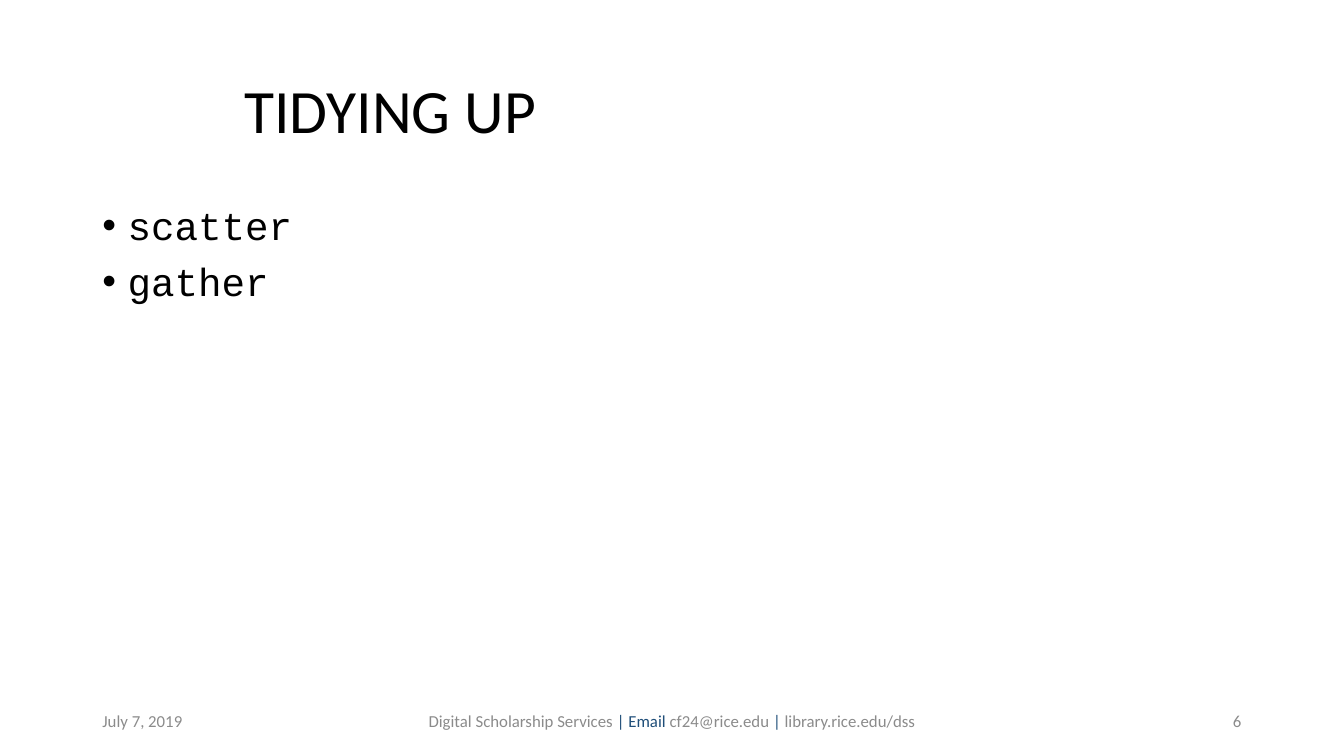
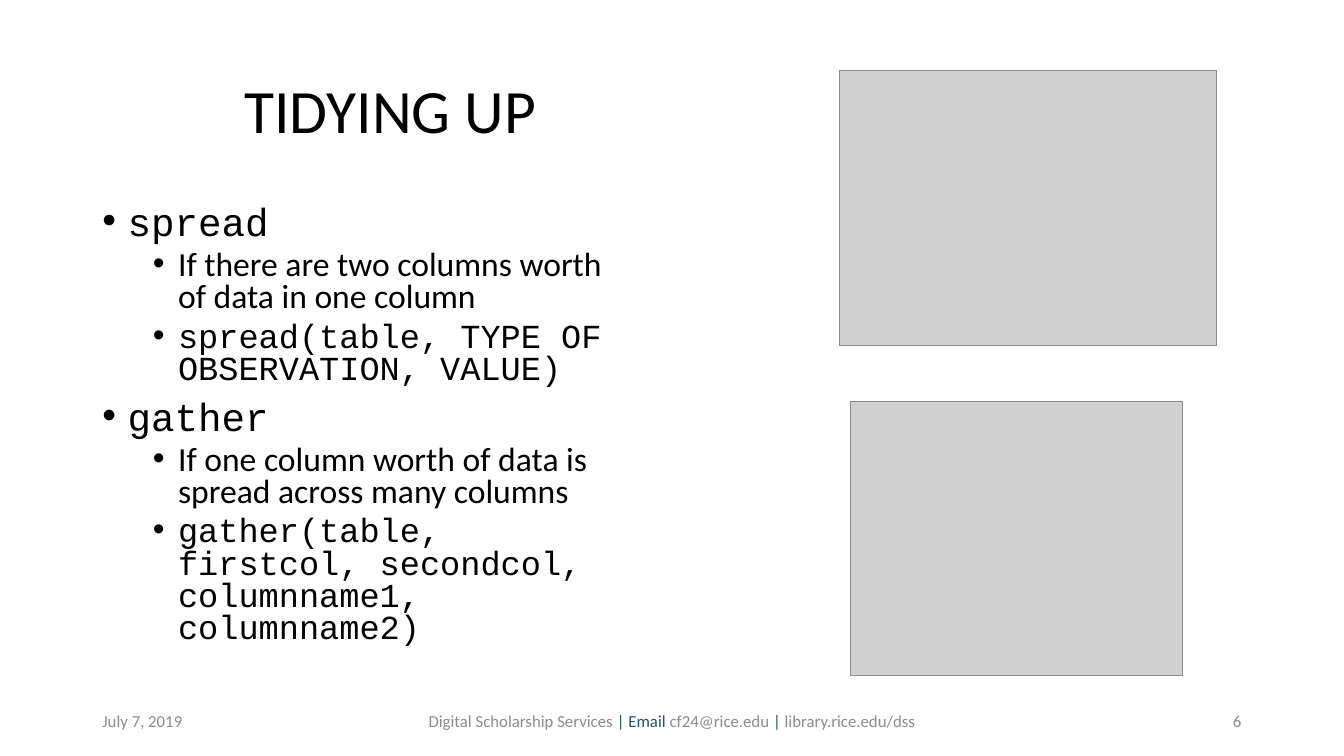
Before and after one commit to bakitybacon/rice-data-and-donuts, a slide deck: slide 6 of Rviz/R Visualization and Data Manipulation.pptx. Drawn at 1344x756 pixels with LibreOffice and Linux fonts; fonts in the diff are those of the drawing; grey boxes stand for pictures; background and template pictures are left out. Boxes give left, top, right and bottom in pixels: in the first picture for what was removed or moved away, otherwise in the second. Text is boxed around its words. In the diff, an @@ line names an element or a change of style, - is before the commit and + after.

```diff
--- a/Rviz/R Visualization and Data Manipulation.pptx
+++ b/Rviz/R Visualization and Data Manipulation.pptx
@@ picture added at (839,71,1216,345) @@
@@ text at (128,208,602,387): text changed; size 28 to 24 pt @@
-• scatter
+• spread
+  • If there are two columns worth of data in one column
+  • spread(table, TYPE OF OBSERVATION, VALUE)
@@ text at (128,402,269,439): line spacing 0.9 to 0.8 @@
@@ picture added at (851,401,1183,676) @@
@@ text at (178,447,587,646): paragraphs added @@
+  • If one column worth of data is spread across many columns
+  • gather(table, firstcol, secondcol, columnname1, columnname2)
```
Also in this commit, not shown: 24 other slides changed, 1 slide added.
